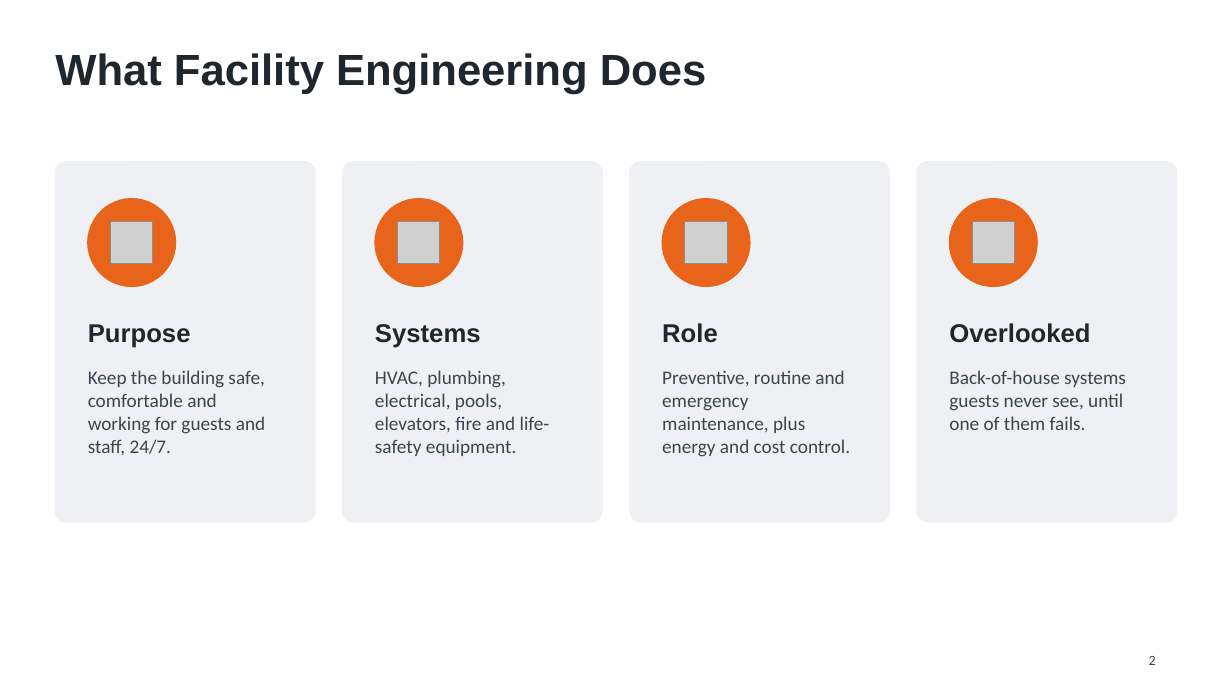
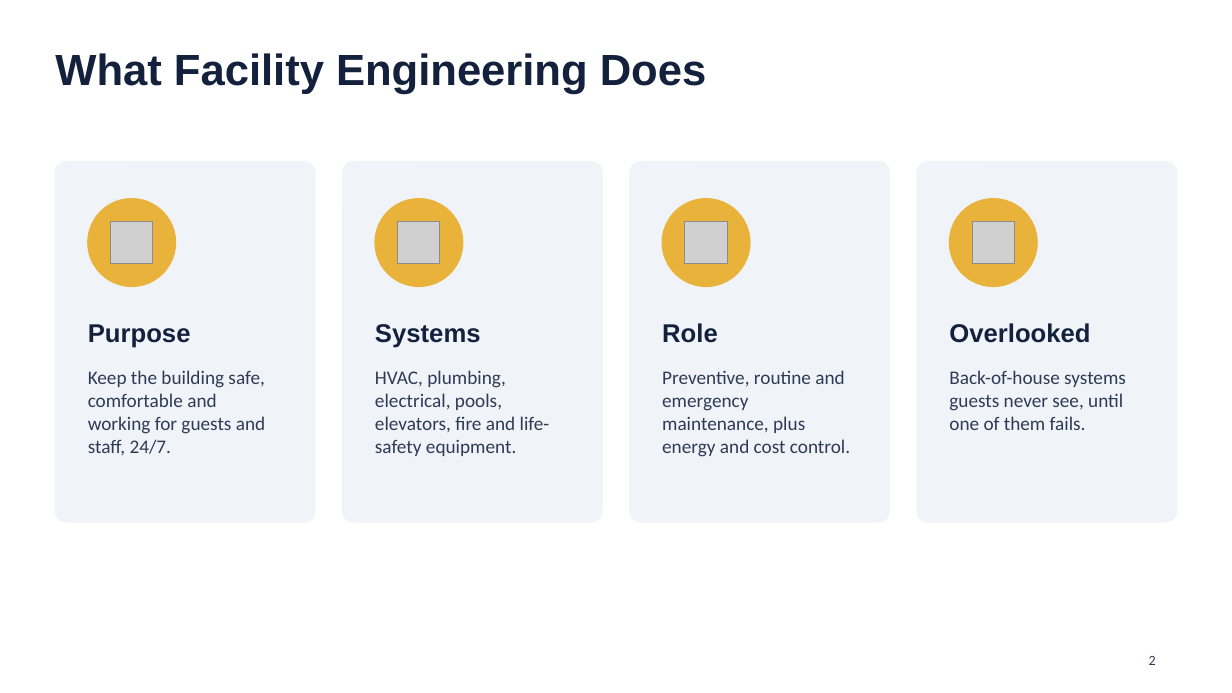
Before and after one commit to Hsattar123/hsattar, a slide deck: slide 2 of Facility Engineering - Version A (Marriott Mobile Key Outage).pptx. Drawn at 1232x693 pixels with LibreOffice and Linux fonts; fonts in the diff are those of the drawing; grey boxes stand for pictures. Boxes give left, top, right and bottom in pixels: in the first picture for what was removed or moved away, otherwise in the second. Text is boxed around its words. In the diff, an @@ line names an element or a change of style, - is before the commit and + after.

```diff
--- a/Facility Engineering - Version A (Marriott Mobile Key Outage).pptx
+++ b/Facility Engineering - Version A (Marriott Mobile Key Outage).pptx
@@ fill #EEF0F3 to #F0F3F8; outline #EEF0F3 1 pt to #F0F3F8 1 pt in 4 elements at [55, 162, 315, 522], [343, 162, 603, 522], [630, 162, 890, 522], [917, 162, 1177, 522] @@
@@ fill #E8641B to #E9B33B; outline #E8641B 1 pt to #E9B33B 1 pt in 4 elements at [88, 199, 176, 287], [375, 199, 463, 287], [663, 199, 750, 287], [949, 199, 1037, 287] @@
@@ text colour #20262E to #14213D in 5 elements at [55, 53, 707, 94], [88, 324, 191, 348], [375, 324, 481, 348], [662, 323, 718, 343], [949, 323, 1090, 343] @@
```
Also in this commit, not shown: 5 other slides changed, 3 other files.
